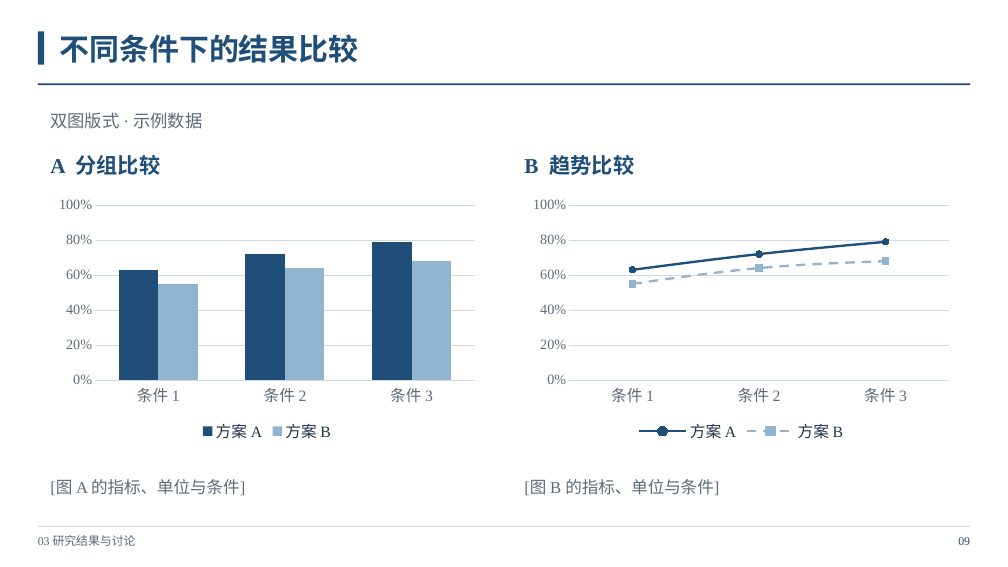
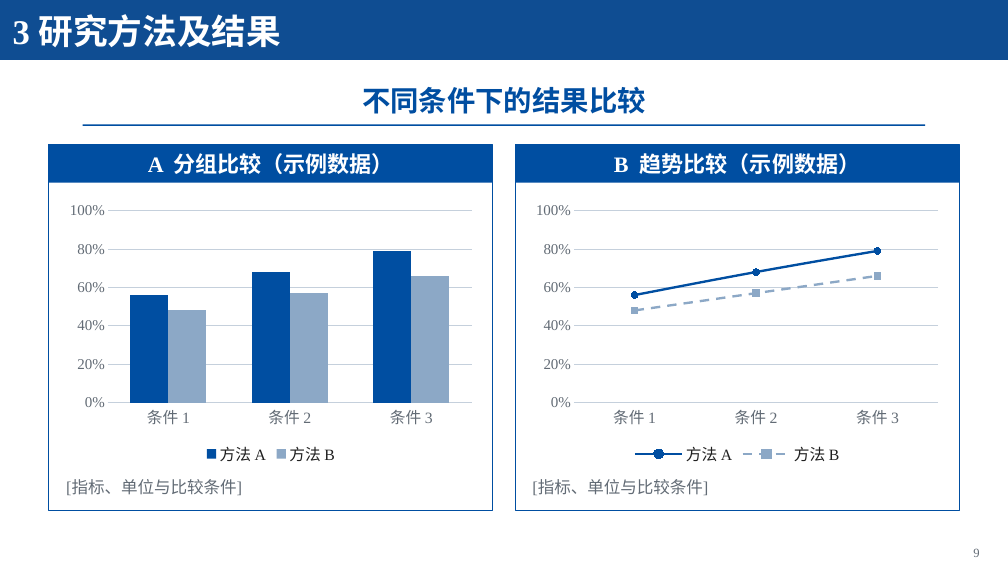
Before and after one commit to Starxy/skills, a slide deck: slide 9 of skills/ppt-craft/assets/academic-blue-template.pptx. Drawn at 1008x567 pixels with LibreOffice and Linux fonts; fonts in the diff are those of the drawing. Boxes give left, top, right and bottom in pixels: in the first picture for what was removed or moved away, otherwise in the second. Text is boxed around its words. In the diff, an @@ line names an element or a change of style, - is before the commit and + after.

Commit message:
feat(ppt-craft): 按研究汇报样式重构默认学术蓝模板

```diff
--- a/skills/ppt-craft/assets/academic-blue-template.pptx
+++ b/skills/ppt-craft/assets/academic-blue-template.pptx
@@ rectangle added at [0,0,1008,60], fill #0F4D92 @@
@@ text added at [13,14,282,47], 33 pt, text #FFFFFF, bold @@
+3 研究方法及结果
@@ rectangle removed at [38,32,44,65] @@
@@ title "不同条件下的结果比较": place and size @@
-title "不同条件下的结果比较" at [60,34,359,63]
+title "不同条件下的结果比较" at [362,86,646,114]
@@ title "不同条件下的结果比较" at [362,86,646,114]: size 28.5 to 27 pt, text colour #1F4E79 to #004EA1; alignment left to centre @@
@@ text removed at [50,112,202,129] @@
-双图版式 · 示例数据
@@ rectangle added at [49,145,494,510], outline #004EA1 0.98 pt @@
@@ rectangle added at [49,145,494,183], fill #004EA1 @@
@@ rectangle: place and size @@
-rectangle at [38,83,970,85]
+rectangle at [82,125,926,126]
@@ rectangle at [82,125,926,126]: fill #1F4E79 to #004EA1 @@
@@ rectangle added at [515,145,960,510], outline #004EA1 0.98 pt @@
@@ rectangle added at [515,145,960,183], fill #004EA1 @@
@@ text at [148,153,395,174]: text changed; size 20.2 to 21 pt; text colour #1F4E79 to #FFFFFF @@
-A 分组比较
+A 分组比较（示例数据）
@@ text at [614,153,861,174]: text changed; size 20.2 to 21 pt; text colour #1F4E79 to #FFFFFF @@
-B 趋势比较
+B 趋势比较（示例数据）
@@ column chart at [61,197,480,468] @@
-方案 A: 0.63, 0.72, 0.79
+方法 A: 0.56, 0.68, 0.79
@@ colour of 方法 A #1F4E79 to #004EA1 @@
-方案 B: 0.55, 0.64, 0.68
+方法 B: 0.48, 0.57, 0.66
@@ colour of 方法 B #93B4CF to #8CA8C6 @@
@@ legend changed @@
@@ category axis changed @@
@@ value axis changed @@
@@ column chart: place and size @@
-column chart at [51,192,484,445]
+column chart at [61,197,480,468]
@@ line chart at [528,197,947,468] @@
-方案 A: 0.63, 0.72, 0.79
+方法 A: 0.56, 0.68, 0.79
@@ colour of 方法 A #1F4E79 to #004EA1 @@
-方案 B: 0.55, 0.64, 0.68
+方法 B: 0.48, 0.57, 0.66
@@ colour of 方法 B #93B4CF to #8CA8C6 @@
@@ legend changed @@
@@ category axis changed @@
@@ value axis changed @@
@@ line chart: place and size @@
-line chart at [525,192,958,445]
+line chart at [528,197,947,468]
@@ text at [66,480,242,495]: text changed; text colour #5D6B79 to #626B75 @@
-[图 A 的指标、单位与条件]
+[指标、单位与比较条件]
@@ text at [532,480,708,495]: text changed; text colour #5D6B79 to #626B75 @@
-[图 B 的指标、单位与条件]
+[指标、单位与比较条件]
@@ rectangle removed at [38,526,970,527] @@
@@ text removed at [38,535,136,546] @@
-03 研究结果与讨论
@@ text removed at [958,537,970,545] @@
-09
@@ text added at [973,548,979,557], 12 pt, text #626B75 @@
+9
```
Also in this commit, not shown: 5 other slides changed, 10 slides added, 10 slides removed, 4 other files.
